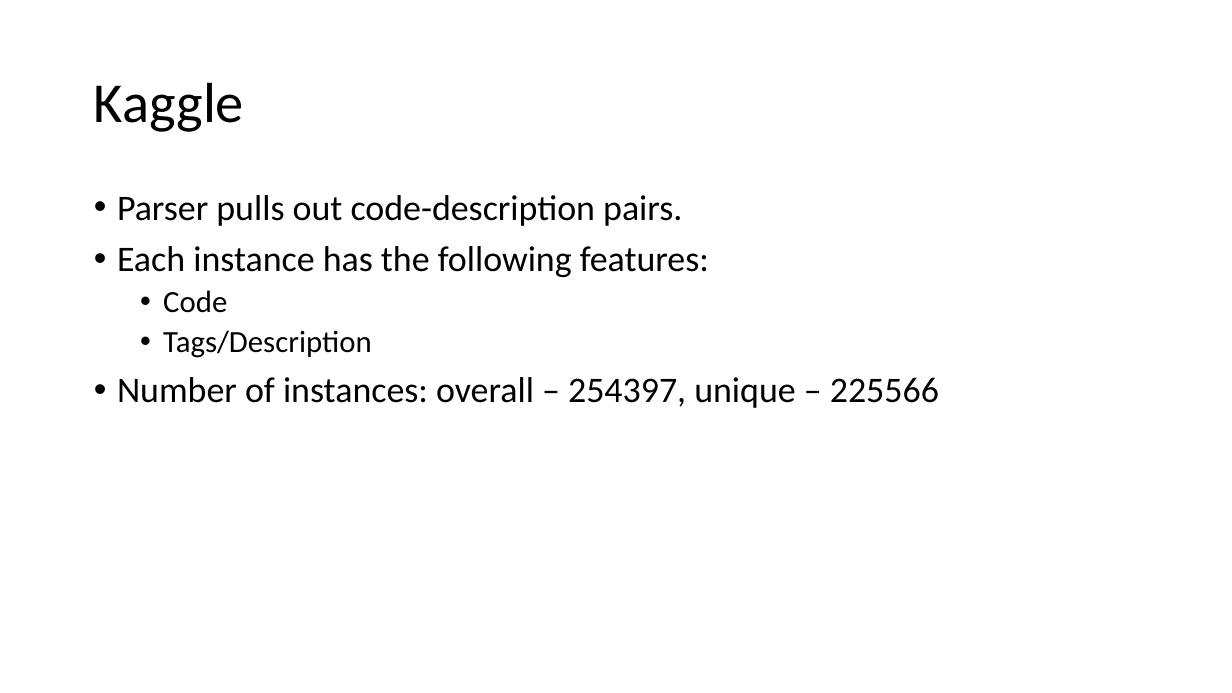
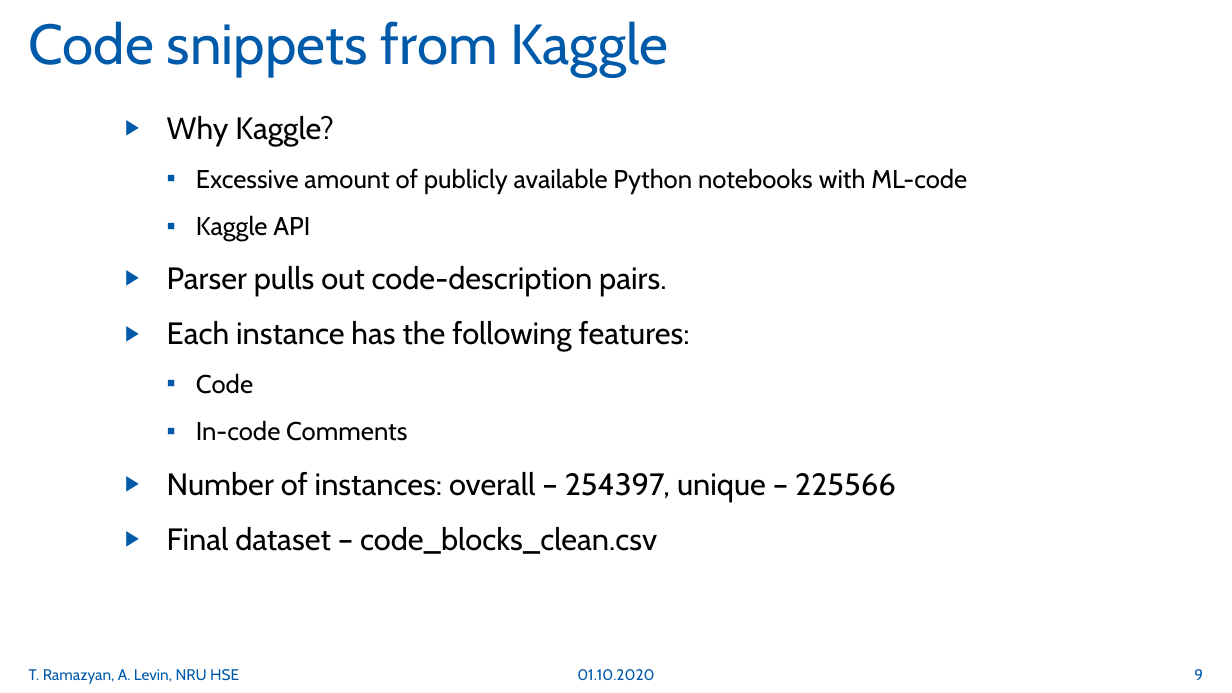
Before and after one commit to whatevernevermindbro/source_code_classification, a slide deck: slide 9 of nl2ml.pptx (slide 4 before the commit). Drawn at 1232x693 pixels with LibreOffice and Linux fonts; fonts in the diff are those of the drawing. Boxes give left, top, right and bottom in pixels: in the first picture for what was removed or moved away, otherwise in the second. Text is boxed around its words. In the diff, an @@ line names an element or a change of style, - is before the commit and + after.

```diff
--- a/nl2ml.pptx
+++ b/nl2ml.pptx
@@ title at (29, 21, 668, 77): text changed; font Calibri to Cabin; text colour #000000 to #005AAA @@
-Kaggle
+Code snippets from Kaggle
@@ text "Why Kaggle?": place and size @@
-text "Why Kaggle?" at (117, 195, 939, 408)
+text "Why Kaggle?" at (167, 116, 967, 554)
@@ text at (167, 116, 967, 241): paragraphs added @@
+▶ Why Kaggle?
+  ▪ Excessive amount of publicly available Python notebooks with ML-code
+  ▪ Kaggle API
@@ text at (167, 266, 896, 501): size 28 to 24 pt in "Parser pulls out code-description pairs.", "Each instance has the following features:", "Number of instances: overall – 254397, unique ..."; font Calibri to Cabin in "Parser pulls out code-description pairs.", "Each instance has the following features:", "Code", "Number of instances: overall – 254397, unique ..."; size 24 to 20 pt in "Code"; bullet • to ▶; line spacing 0.9 to 1.25; less space between paragraphs; bullet • to ▪; more space between paragraphs @@
@@ text at (196, 420, 407, 441): text changed; size 24 to 20 pt; font Calibri to Cabin @@
-  • Tags/Description
+  ▪ In-code Comments
@@ text at (167, 527, 657, 554): paragraph added @@
+▶ Final dataset – code_blocks_clean.csv
@@ text added at (29, 669, 239, 684), 12 pt, text #005AAA @@
+T. Ramazyan, A. Levin, NRU HSE
@@ text added at (577, 669, 654, 680), 12 pt, text #005AAA @@
+01.10.2020
@@ page number added at (1194, 669, 1203, 680), 12 pt, text #005AAA @@
+9
```
Also in this commit, not shown: 3 other slides changed, 18 slides added, 4 slides removed.
